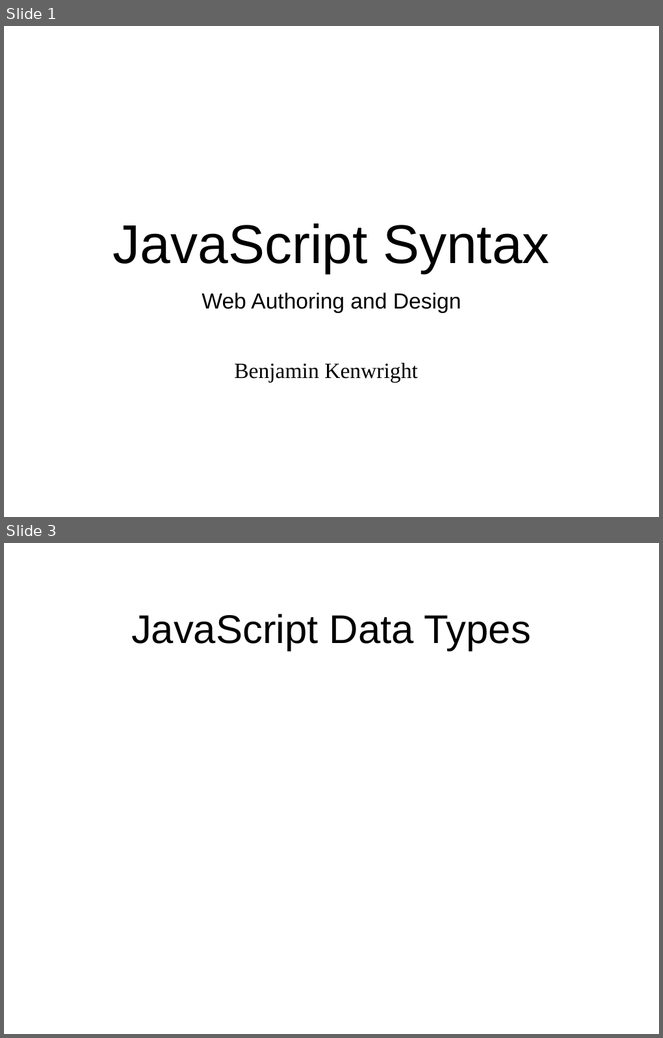
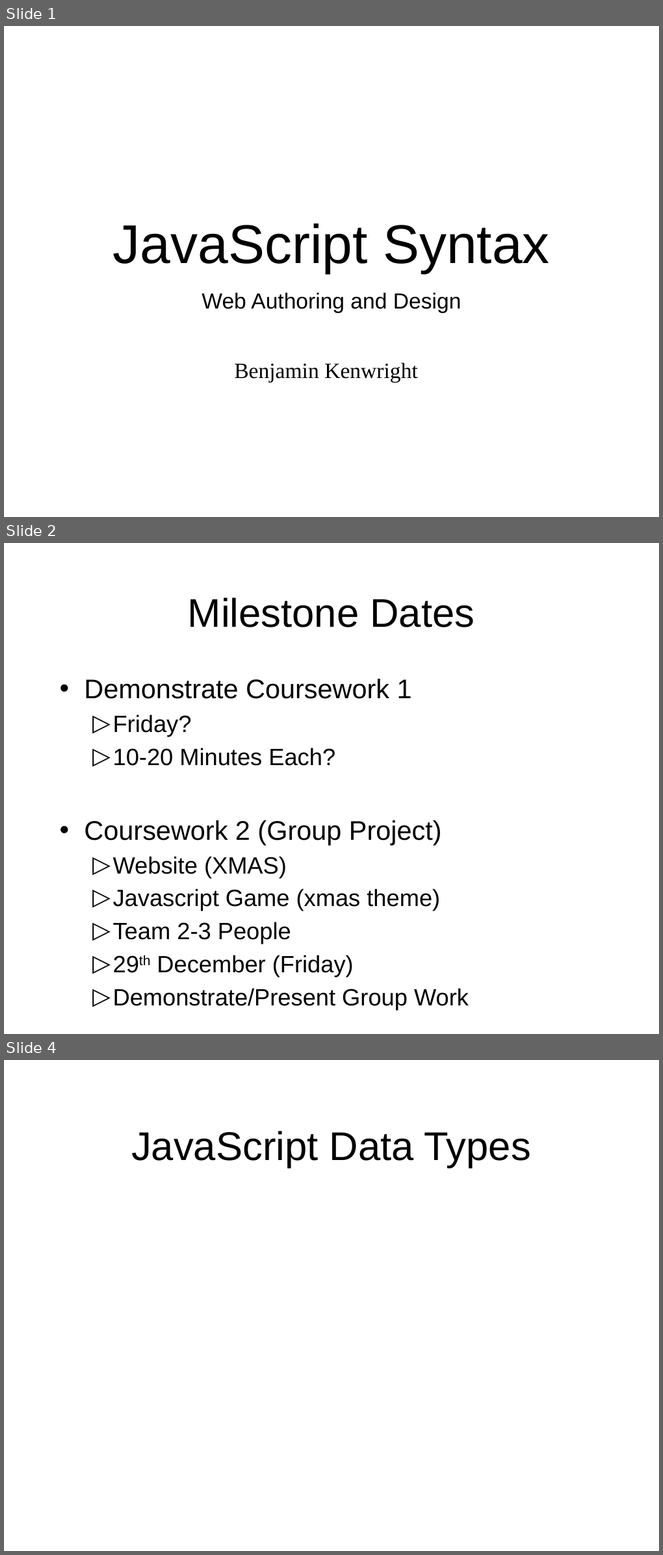
Before and after one commit to octaviordz/zjnu2017.github.io, a slide deck: WAD/lectures/100--Javascript.Syntax.pptx. Shown one above the other, each under a label of ours: slides 1 and 3 before the commit, slides 1, 2 and 4 after it; the slides between them are not shown. The pictures are 663x1038 and 663x1555 pixels, drawn with LibreOffice and Linux fonts; fonts in the diff are those of the drawing. Boxes give left, top, right and bottom in pixels: in the first picture for what was removed or moved away, otherwise in the second. Text is boxed around its words. In the diff, an @@ line names an element or a change of style, - is before the commit and + after.

```diff
--- a/WAD/lectures/100--Javascript.Syntax.pptx
+++ b/WAD/lectures/100--Javascript.Syntax.pptx
@@ slide 2 added at [4,543,659,1034], background #FFFFFF @@
@@ title added at [188,598,475,627], 44 pt, text #000000 @@
+Milestone Dates
@@ text added at [84,679,469,1010], 25.9 pt, text #000000 @@
+• Demonstrate Coursework 1
+  ▷ Friday?
+  ▷ 10-20 Minutes Each?
+• Coursework 2 (Group Project)
+  ▷ Website (XMAS)
+  ▷ Javascript Game (xmas theme)
+  ▷ Team 2-3 People
+  ▷ 29th December (Friday)
+  ▷ Demonstrate/Present Group Work
@@ what was slide 3 is now slide 4 @@
```
Also in this commit, not shown: 1 slide changed.
